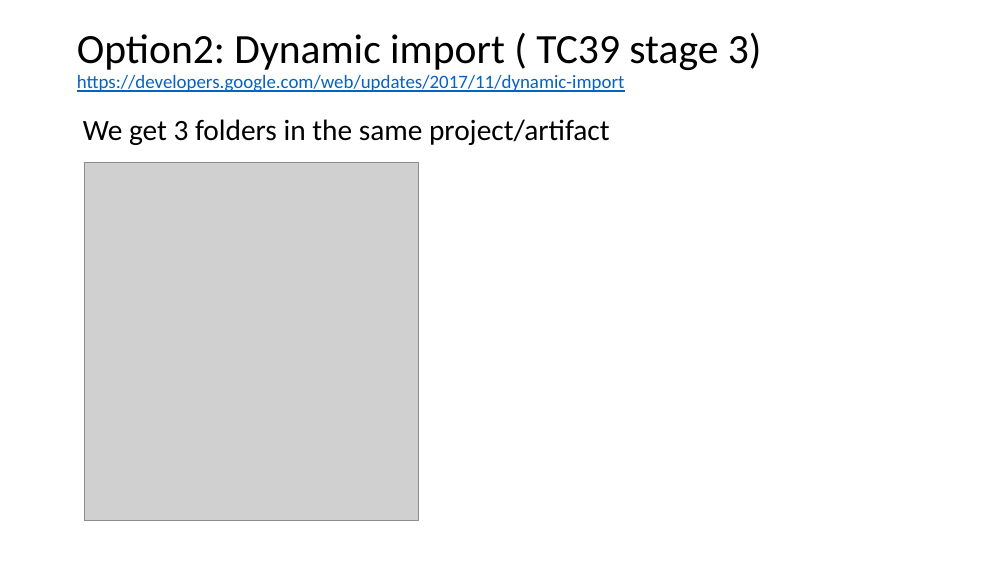
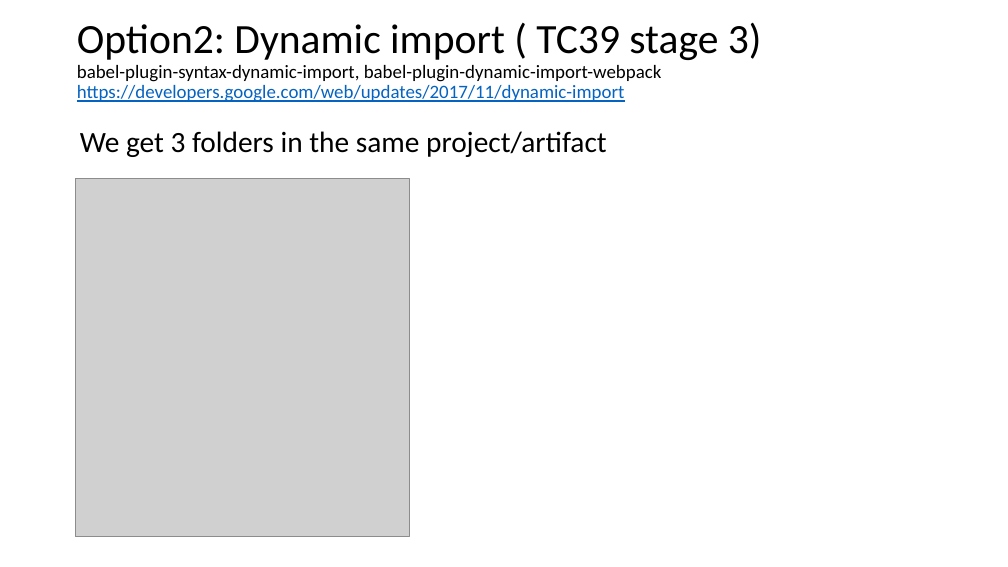
Before and after one commit to chaiyilin/featureToggling, a slide deck: slide 19 of featureToggles.pptx. Drawn at 1008x567 pixels with LibreOffice and Linux fonts; fonts in the diff are those of the drawing; grey boxes stand for pictures. Boxes give left, top, right and bottom in pixels: in the first picture for what was removed or moved away, otherwise in the second. Text is boxed around its words. In the diff, an @@ line names an element or a change of style, - is before the commit and + after.

Commit message:
v1

```diff
--- a/featureToggles.pptx
+++ b/featureToggles.pptx
@@ title at (77,22,762,102): text changed; text colour #0563C1 to #000000 @@
-Option2: Dynamic import ( TC39 stage 3)
-https://developers.google.com/web/updates/2017/11/dynamic-import
+Option2: Dynamic import ( TC39 stage 3)
+babel-plugin-syntax-dynamic-import, babel-plugin-dynamic-import-webpack
+https://developers.google.com/web/updates/2017/11/dynamic-import
@@ text "We get 3 folders in ...": place and size @@
-text "We get 3 folders in ..." at (83,119,610,145)
+text "We get 3 folders in ..." at (80,131,607,157)
@@ picture: place and size @@
-picture at (85,163,419,521)
+picture at (76,178,410,537)
```
Also in this commit, not shown: 1 other slide changed.
